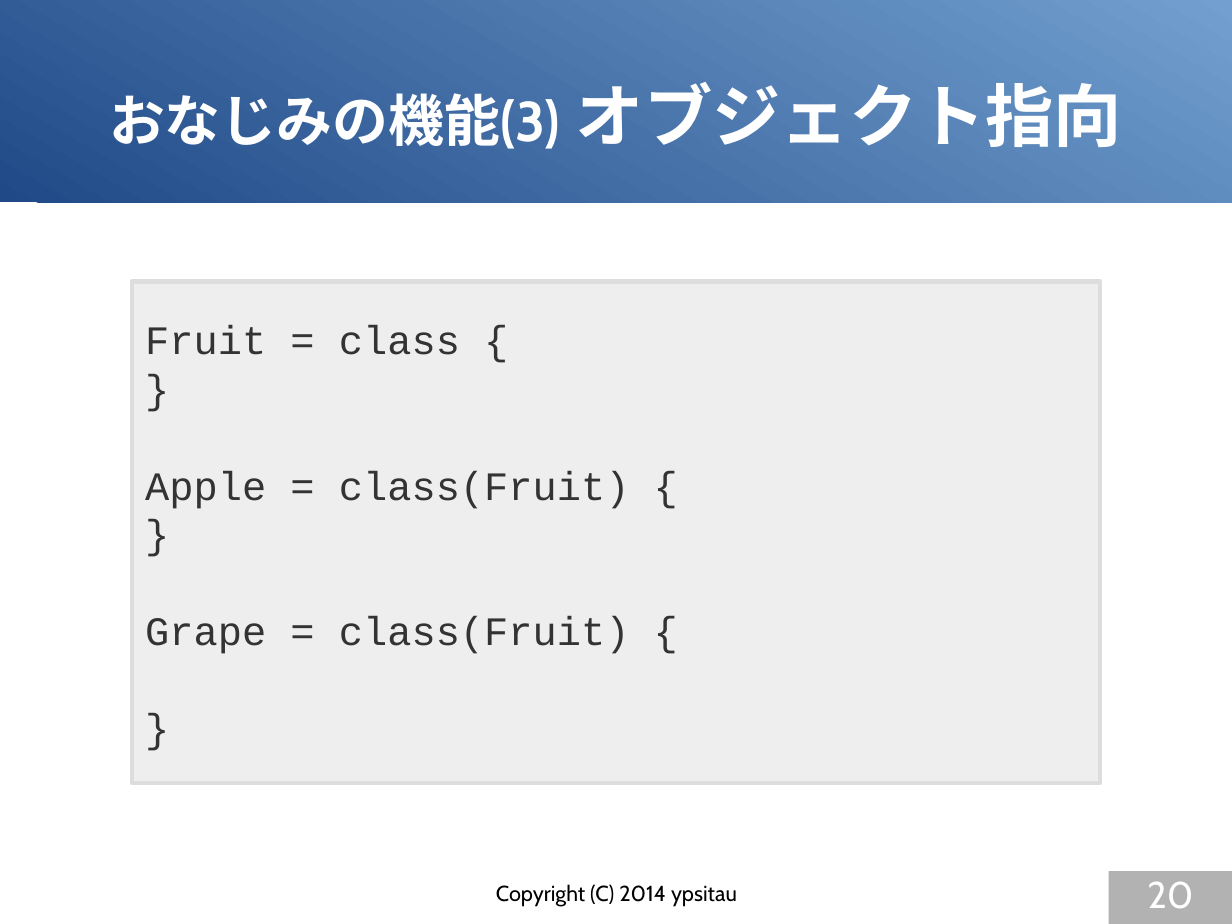
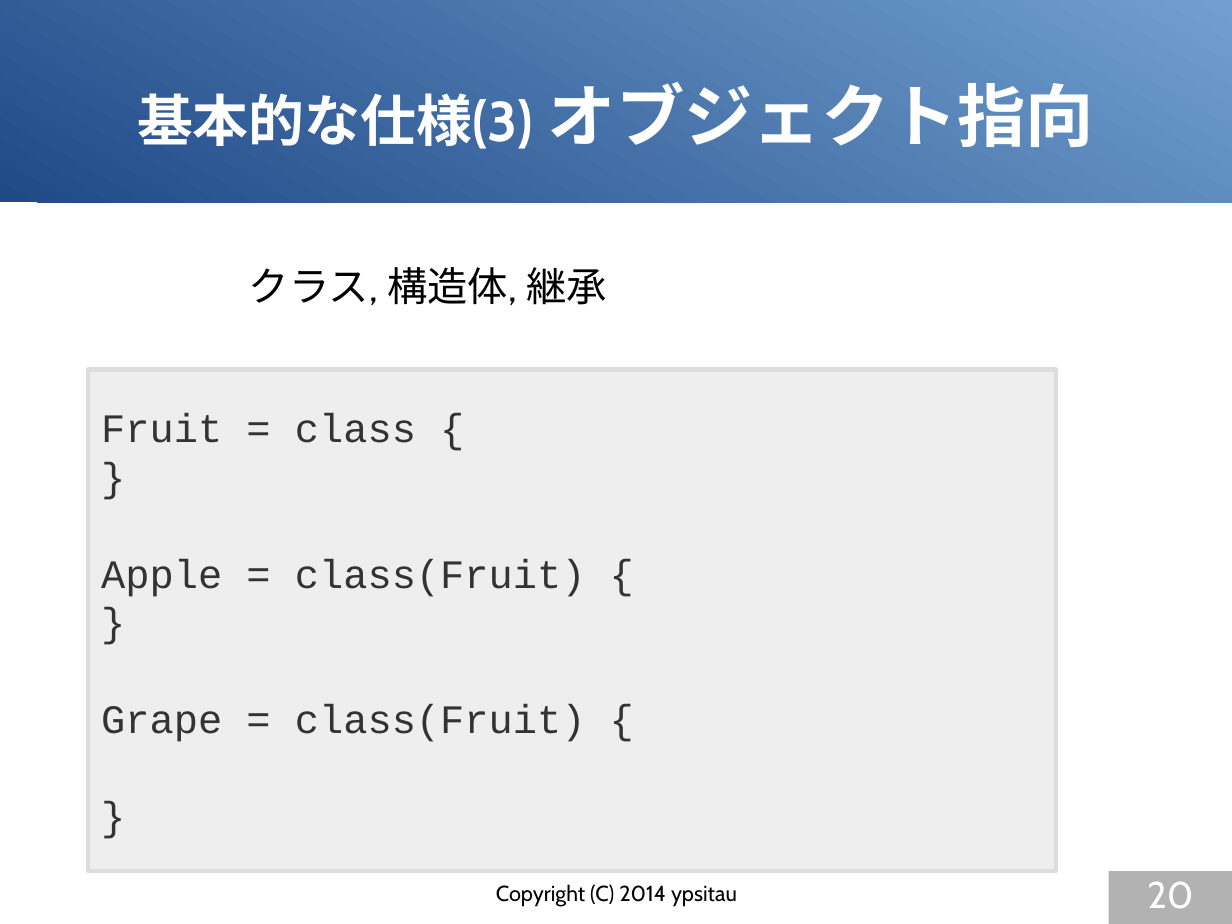
Before and after one commit to gura-lang/gura-doc, a slide deck: slide 20 of presentation/gura-introduction.odp. Drawn at 1232x924 pixels with LibreOffice and Linux fonts; fonts in the diff are those of the drawing. Boxes give left, top, right and bottom in pixels: in the first picture for what was removed or moved away, otherwise in the second. Text is boxed around its words. In the diff, an @@ line names an element or a change of style, - is before the commit and + after.

```diff
--- a/presentation/gura-introduction.odp
+++ b/presentation/gura-introduction.odp
@@ title at [137,82,1094,149]: text changed @@
-おなじみの機能(3) オブジェクト指向
+基本的な仕様(3) オブジェクト指向
@@ text added at [249,267,607,305], 26 pt, text #000000 @@
+クラス, 構造体, 継承
@@ rectangle "Fruit = class {": place and size @@
-rectangle "Fruit = class {" at [132,282,1100,784]
+rectangle "Fruit = class {" at [88,370,1056,872]
```
Also in this commit, not shown: 16 other slides changed.
